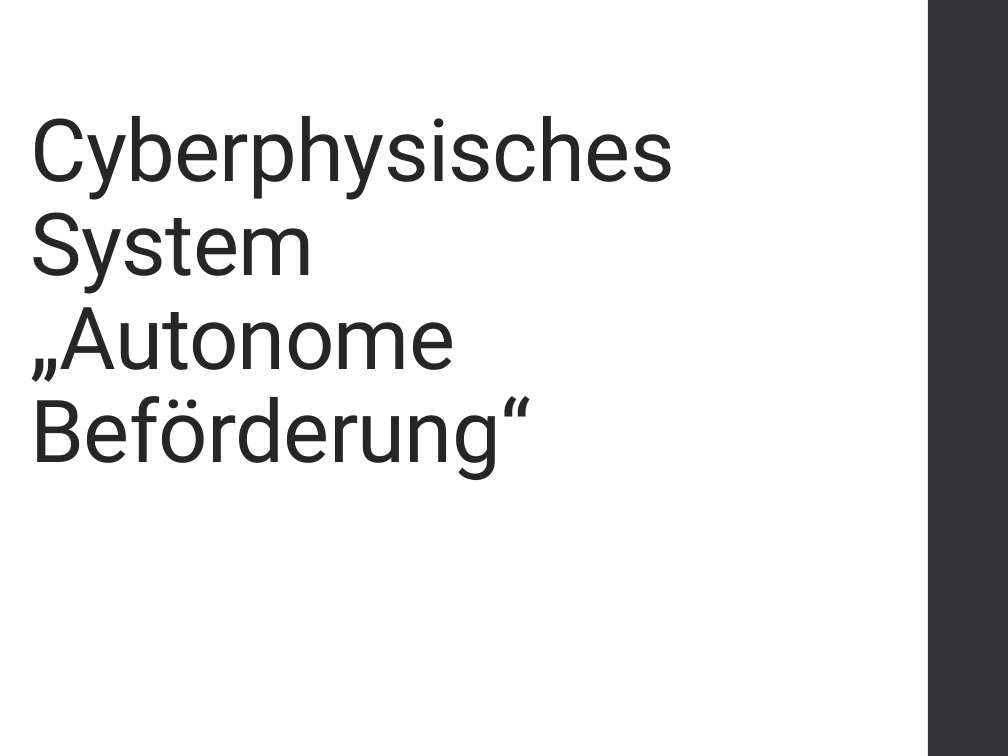
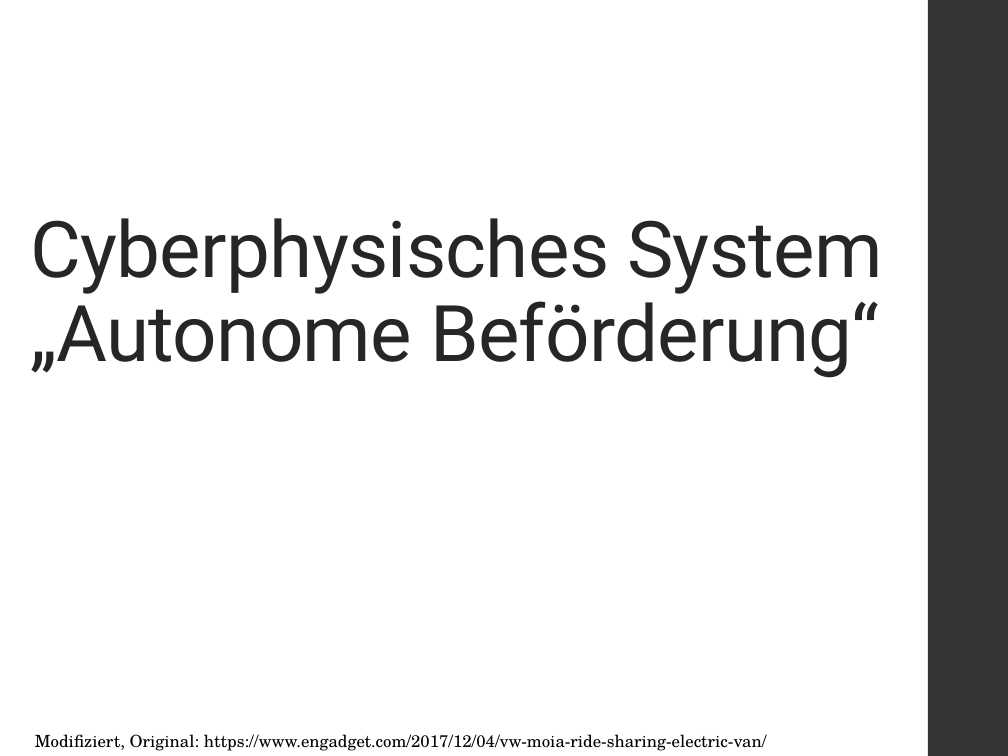
Before and after one commit to Finnfj/BTI-CPS, a slide deck: slide 1 of doc/Präsentation.pptx. Drawn at 1008x756 pixels with LibreOffice and Linux fonts; fonts in the diff are those of the drawing; background and template pictures are left out. Boxes give left, top, right and bottom in pixels: in the first picture for what was removed or moved away, otherwise in the second. Text is boxed around its words. In the diff, an @@ line names an element or a change of style, - is before the commit and + after.

```diff
--- a/doc/Präsentation.pptx
+++ b/doc/Präsentation.pptx
@@ title "Cyberphysisches System „Autonome Beförderung“" at (30, 218, 883, 378): size 62 to 55.8 pt @@
@@ text added at (35, 734, 767, 751), 12 pt, text #000000 @@
+Modifiziert, Original: https://www.engadget.com/2017/12/04/vw-moia-ride-sharing-electric-van/
```
Also in this commit, not shown: 8 other slides changed, 59 other files.
